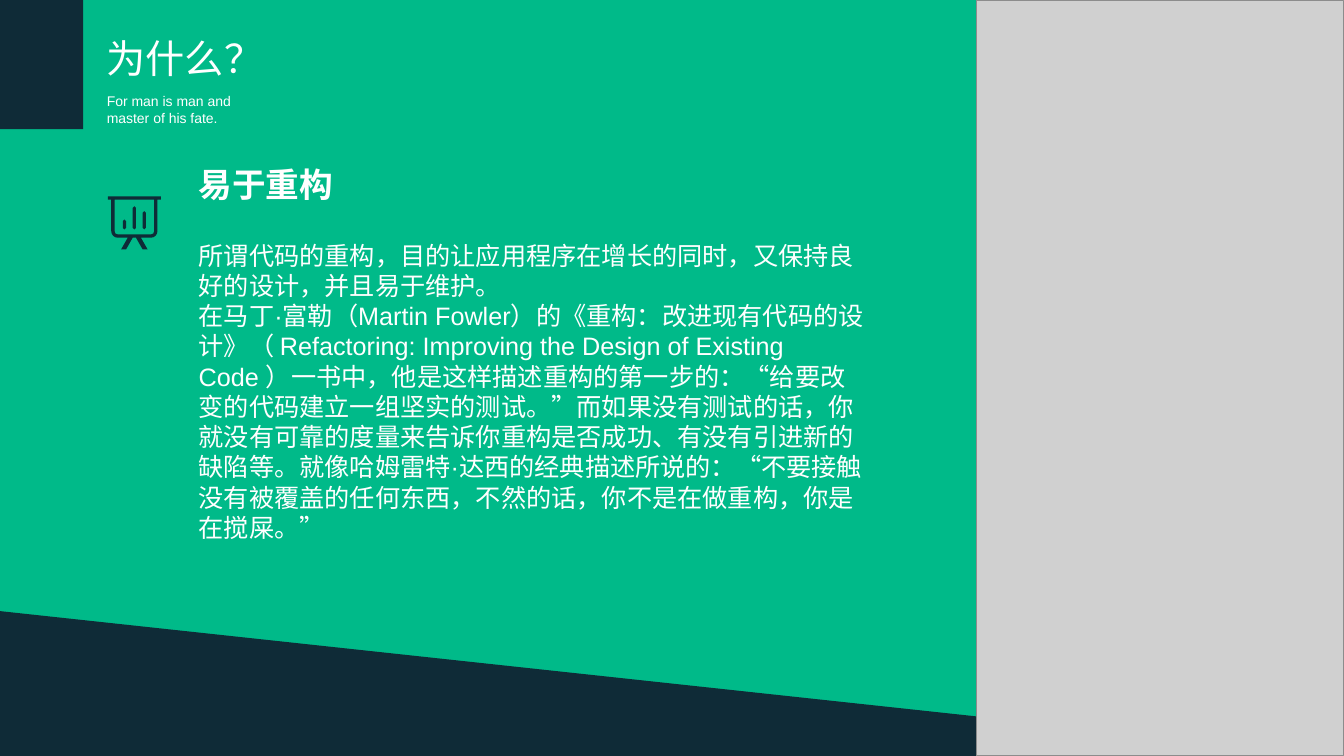
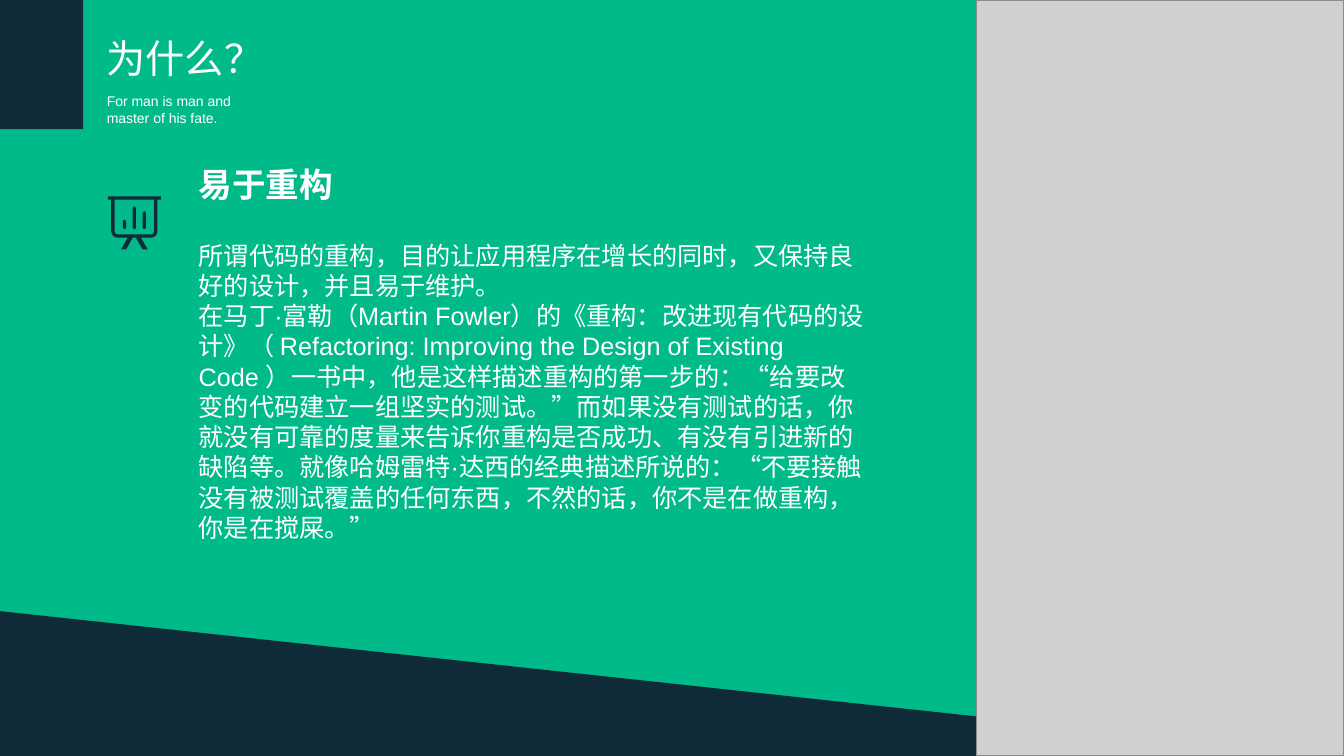
Before and after one commit to hanangjie/play, a slide deck: slide 11 of share/TDT/测试驱动开发.ppt (slide 10 before the commit). Drawn at 1344x756 pixels with LibreOffice and Linux fonts; fonts in the diff are those of the drawing; grey boxes stand for pictures. Boxes give left, top, right and bottom in pixels: in the first picture for what was removed or moved away, otherwise in the second. Text is boxed around its words. In the diff, an @@ line names an element or a change of style, - is before the commit and + after.

```diff
--- a/share/TDT/测试驱动开发.ppt
+++ b/share/TDT/测试驱动开发.ppt
@@ text at (x1=199, y1=303, x2=863, y2=539): text changed @@
-在马丁·富勒（Martin Fowler）的《重构：改进现有代码的设计》（ Refactoring: Improving the Design of Existing Code ）一书中，他是这样描述重构的第一步的：“给要改变的代码建立一组坚实的测试。”而如果没有测试的话，你就没有可靠的度量来告诉你重构是否成功、有没有引进新的缺陷等。就像哈姆雷特·达西的经典描述所说的：“不要接触没有被覆盖的任何东西，不然的话，你不是在做重构，你是在搅屎。”
+在马丁·富勒（Martin Fowler）的《重构：改进现有代码的设计》（ Refactoring: Improving the Design of Existing Code ）一书中，他是这样描述重构的第一步的：“给要改变的代码建立一组坚实的测试。”而如果没有测试的话，你就没有可靠的度量来告诉你重构是否成功、有没有引进新的缺陷等。就像哈姆雷特·达西的经典描述所说的：“不要接触没有被测试覆盖的任何东西，不然的话，你不是在做重构，你是在搅屎。”
```
Also in this commit, not shown: 4 other slides changed, 4 slides added, 1 slide removed, 3 other files.
